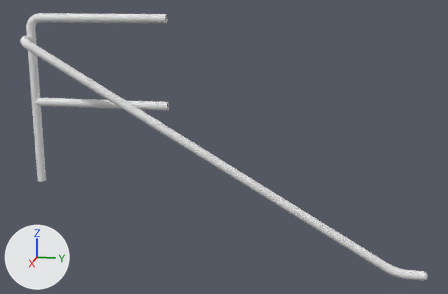
What one commit did to the OBJ model assets/models/map_parts/sgc/railing/sgc_railing_cr_rh_1.obj.
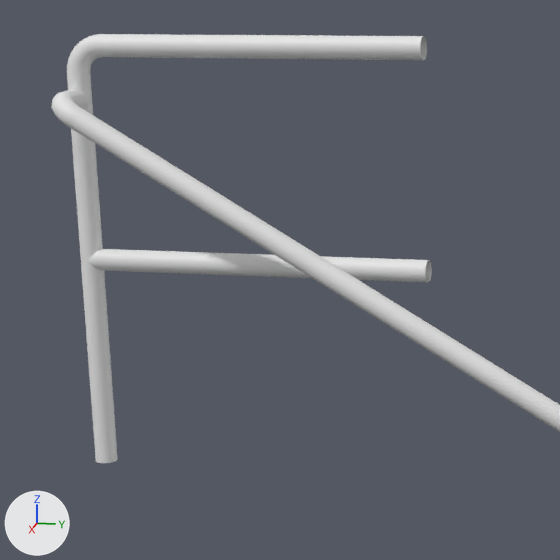
Each version is shown whole from a camera (50 mm lens) standing at (50.4, 27.1, 16.6) and looking at (0.9, 17.2, 4.2), then close up on the part from 0% to 49% of the width and 0% to 75% of the height. Every picture has the same lights, and +X, +Y and +Z are marked at lower left. Where no turn or scale is listed for an object, it has been applied to the vertices.

The first close-up shows 'Railing_CR_RH_1'.
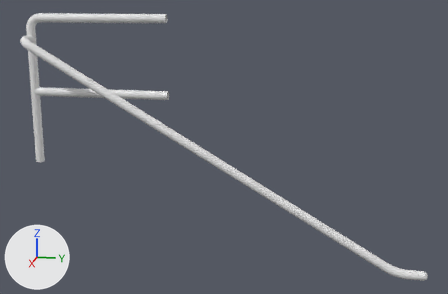
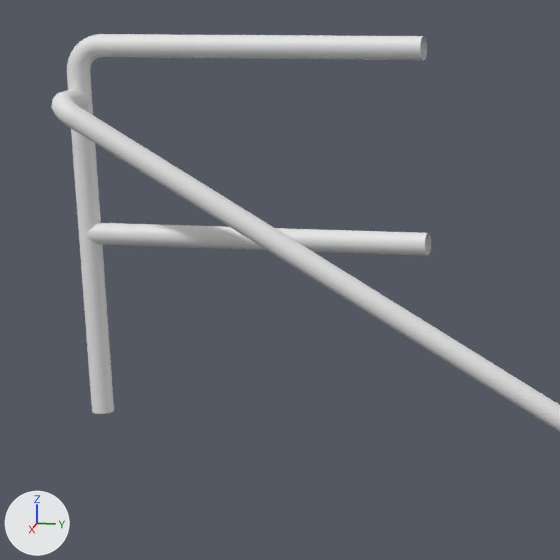
The newer file is also turned or shifted as a whole; pictures and numbers use the older file's frame.

Pixel boxes (x1, y1, x2, y2) of what changed, in the close-ups (560 x 560 px; the box of a moved part takes in the faces that stretch with it):
'Railing_CR_RH_1', reshaped: before (51, 34, 560, 463); after (51, 34, 560, 432)
part 1 of me_railing_cr_rh_1, moved or reshaped: before (87, 249, 432, 282); after (85, 223, 431, 255)
part 2 of me_railing_cr_rh_1, moved or reshaped: before (67, 73, 118, 463); after (67, 73, 114, 414)

The change in detail:
me_railing_cr_rh_1 has 481 vertices, 456 faces and spans x -0.4..2.2, y -0.4..34.1, z -5.9..15.0.
me_railing_cr_rh_1 is used by ob_railing_cr_rh_1; location (0.0, 0.0, 0.0).
me_railing_cr_rh_1 part 1: the loose piece of 24 vertices spanning x -0.4..0.4, y 0.0..12.2, z 6.9..7.7 is moved by (0.0, 0.0, 0.9).
me_railing_cr_rh_1 part 2: all 12 vertices in x -0.4..0.4, y -0.4..0.4, z 0.0 are moved by (0.0, 0.0, 1.8).
